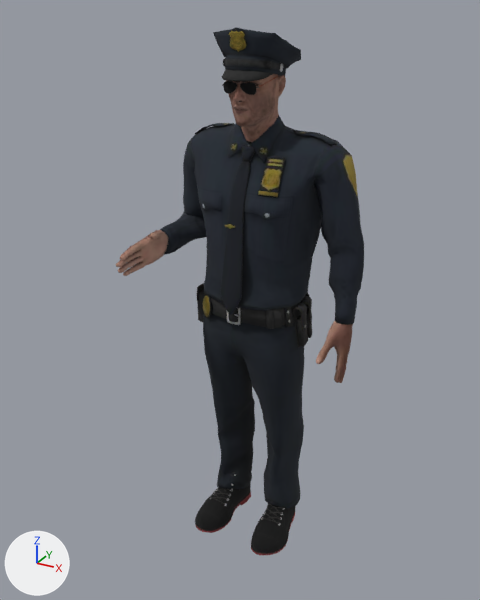
The glTF model src/assets/models/cop.glb as it was, and as the next commit left it.
The view is the same before and after, from a 50 mm camera at (0.973, -1.791, 1.9) aimed at (-0.024, 0.021, 0.994). Lighting does not change. The marker at lower left points along +X, +Y and +Z. The picture after the commit comes second. Vertices at exactly the same position are counted once.

Names of what the first picture shows: 'Body', 'Bottoms', 'Eyewear', 'Hats', 'Shoes', 'Tops'.
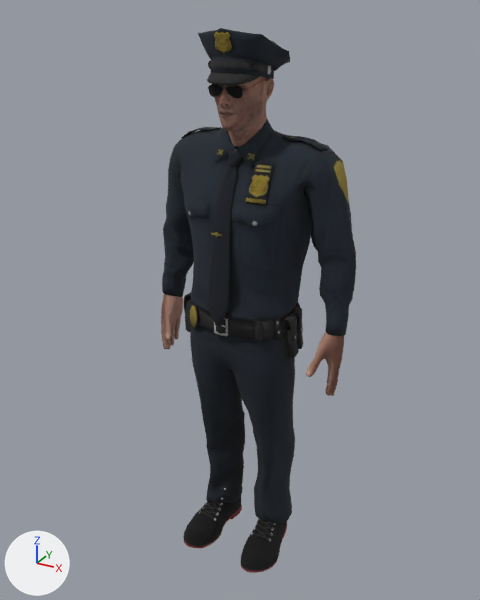
What changed in the scene script:
```text
Change me_bodymesh:
    remove me_bodymesh.from_pydata(...)  # 5991 vertices, 11568 faces; spans x -0.321..0.339, y -0.277..0.214, z 0.713..1.771
    add me_bodymesh.from_pydata(...)  # 5991 vertices, 11568 faces; spans x -0.357..0.344, y -0.122..0.122, z 0.713..1.771
    me_bodymesh part 1: the loose piece of 682 vertices spanning x 0.253..0.339, y 0.034..0.184, z 0.713..1.012 is moved by (0.005, -0.092, 0.0)
    me_bodymesh part 2: the loose piece of 2700 vertices spanning x -0.098..0.074, y -0.03..0.2, z 1.514..1.771 is moved by (0.005, -0.092, 0.0)
    me_bodymesh part 3: 682 of 5991 vertices moved; they spanned x -0.321..-0.218, y -0.277..0.034, z 1.119..1.254 and now span x -0.357..-0.273, y -0.05..0.097, z 0.714..1.013; mean shift (-0.042, 0.21, -0.357); largest move (-0.3, -0.277, 1.168) -> (-0.349, 0.039, 0.715)
    other edits to the shape of me_bodymesh do not show in these pictures
Change me_bottomsmesh:
    remove me_bottomsmesh.from_pydata(...)  # 1525 vertices, 2978 faces; spans x -0.234..0.195, y -0.046..0.256, z 0.089..1.022
    add me_bottomsmesh.from_pydata(...)  # 1525 vertices, 2978 faces; spans x -0.229..0.2, y -0.138..0.164, z 0.089..1.022
    me_bottomsmesh part 4: the whole mesh is moved by (0.005, -0.092, 0.0)
Change me_eyewearmesh:
    remove me_eyewearmesh.from_pydata(...)  # 756 vertices, 1336 faces; spans x -0.091..0.067, y -0.012..0.14, z 1.667..1.719
    add me_eyewearmesh.from_pydata(...)  # 756 vertices, 1336 faces; spans x -0.086..0.073, y -0.104..0.048, z 1.667..1.719
    me_eyewearmesh part 5: the whole mesh is moved by (0.005, -0.092, 0.0)
Change me_hatsmesh:
    remove me_hatsmesh.from_pydata(...)  # 530 vertices, 1024 faces; spans x -0.147..0.123, y -0.039..0.252, z 1.698..1.85
    add me_hatsmesh.from_pydata(...)  # 530 vertices, 1024 faces; spans x -0.141..0.128, y -0.131..0.159, z 1.698..1.85
    me_hatsmesh part 6: the whole mesh is moved by (0.005, -0.092, 0.0)
Change me_shoesmesh:
    remove me_shoesmesh.from_pydata(...)  # 3470 vertices, 6628 faces; spans x -0.21..0.178, y -0.088..0.236, z 0.0..0.219
    add me_shoesmesh.from_pydata(...)  # 3470 vertices, 6628 faces; spans x -0.205..0.184, y -0.18..0.144, z 0.0..0.219
    me_shoesmesh part 7: the whole mesh is moved by (0.005, -0.092, 0.0)
Change me_topsmesh:
    remove me_topsmesh.from_pydata(...)  # 1359 vertices, 2690 faces; spans x -0.355..0.355, y -0.072..0.277, z 0.933..1.599
    add me_topsmesh.from_pydata(...)  # 1359 vertices, 2690 faces; spans x -0.36..0.36, y -0.164..0.18, z 0.925..1.599
    me_topsmesh part 8: the loose piece of 38 vertices spanning x -0.048..-0.009, y -0.038..-0.035, z 1.261..1.276 is moved by (0.005, -0.092, 0.0)
    me_topsmesh part 9: the loose piece of 56 vertices spanning x -0.038..0.016, y 0.034..0.067, z 1.461..1.508 is moved by (0.005, -0.092, 0.0)
    me_topsmesh part 10: the loose piece of 42 vertices spanning x 0.095..0.234, y 0.136..0.18, z 1.513..1.549 is moved by (0.005, -0.092, 0.0)
    me_topsmesh part 11: the loose piece of 40 vertices spanning x -0.264..-0.119, y 0.135..0.18, z 1.509..1.554 is multiplied about its middle by the matrix ((0.997, -0.005, 0.003), (0.005, 0.997, 0.01), (-0.003, -0.01, 0.997)), then moved by (0.005, -0.092, 0.0)
    me_topsmesh part 12: the loose piece of 32 vertices spanning x 0.055..0.117, y -0.008..0.059, z 1.372..1.486 is moved by (0.005, -0.092, 0.0)
    me_topsmesh part 13: the loose piece of 112 vertices spanning x -0.051..0.028, y -0.072..0.043, z 0.976..1.468 is moved by (0.005, -0.092, 0.0)
    me_topsmesh part 14: 1039 of 1359 vertices moved; they spanned x -0.355..0.355, y -0.064..0.277, z 0.933..1.599 and now span x -0.36..0.36, y -0.156..0.18, z 0.925..1.599; mean shift (0.002, -0.082, -0.015); largest move (-0.291, -0.038, 1.217) -> (-0.328, 0.01, 0.958)
```

Pixel boxes [x1, y1, x2, y2] of what changed, in the pictures (480 x 600 px; the box of a moved part takes in the faces that stretch with it):
'Tops', reshaped
    before: [160, 116, 364, 325]
    after: [162, 119, 356, 336]
'Bottoms', moved
    before: [197, 283, 312, 509]
    after: [184, 292, 303, 524]
'Body', reshaped (23% narrower)
    before: [116, 74, 353, 383]
    after: [161, 76, 344, 396]
'Shoes', moved
    before: [195, 472, 296, 555]
    after: [183, 486, 287, 573]
'Hats', moved
    before: [213, 27, 301, 82]
    after: [198, 28, 290, 85]
'Eyewear', moved
    before: [222, 75, 280, 95]
    after: [208, 78, 268, 98]
part 1 of me_bodymesh, moved or reshaped
    before: [316, 321, 353, 383]
    after: [306, 332, 344, 396]
part 2 of me_bodymesh, moved or reshaped
    before: [228, 74, 286, 142]
    after: [214, 76, 274, 147]
part 3 of me_bodymesh, moved or reshaped
    before: [116, 230, 168, 276]
    after: [161, 294, 183, 350]
part 8 of me_topsmesh, moved or reshaped
    before: [224, 224, 235, 229]
    after: [211, 232, 222, 237]
part 9 of me_topsmesh, moved or reshaped
    before: [242, 145, 255, 161]
    after: [229, 151, 242, 167]
part 10 of me_topsmesh, moved or reshaped
    before: [294, 130, 337, 145]
    after: [283, 135, 328, 150]
part 11 of me_topsmesh, moved or reshaped
    before: [195, 123, 234, 134]
    after: [181, 127, 221, 138]
part 12 of me_topsmesh, moved or reshaped
    before: [258, 156, 285, 197]
    after: [245, 161, 273, 204]
part 13 of me_topsmesh, moved or reshaped
    before: [220, 161, 250, 315]
    after: [207, 166, 237, 326]
part 14 of me_topsmesh, moved or reshaped
    before: [160, 116, 364, 325]
    after: [162, 119, 356, 336]
